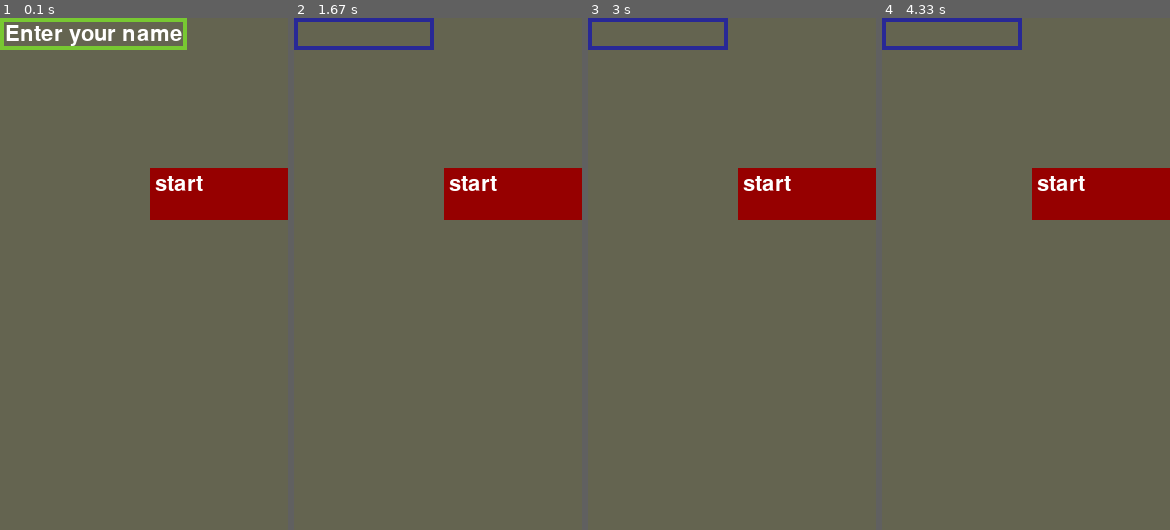
Above: before the commit, frames 1-4 (left to right).
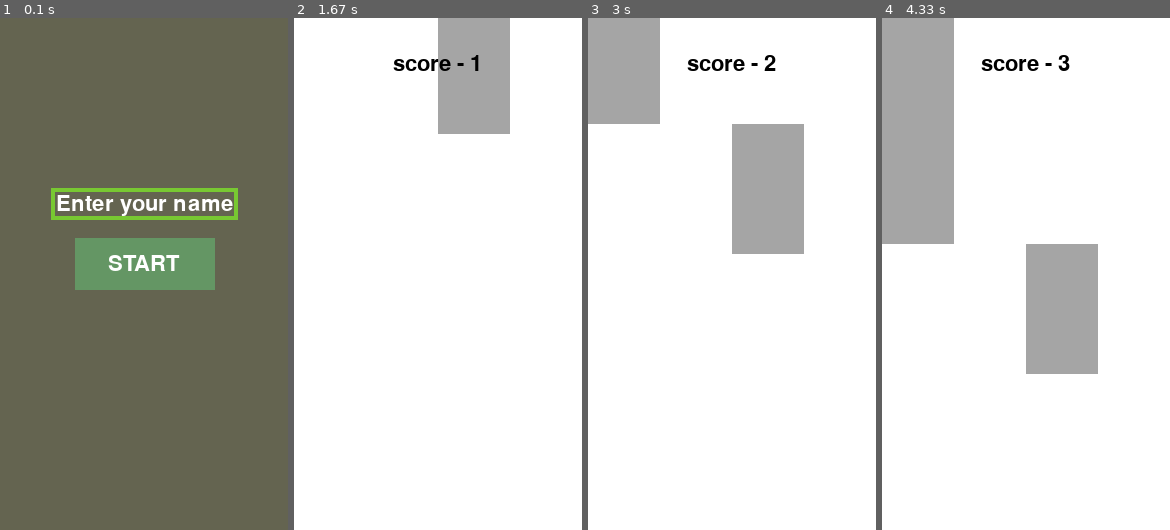
Above: after the commit, the same moments.

Repository: Pkpratik/pygame-class
Game: pygame game, started from piano_tiles/piano.py
Same seed, same stepped clock (60 frames per second), same inputs: the game is played once before the commit and once after it.
Inputs (mouse positions are in pixels of both pictures, inside the frame that each line leads up to):
- Up to frame 1 (0.1 s): no input
- Up to frame 2 (1.67 s): click (438, 274) at 0.38 s; click (472, 33) at 0.72 s
- Up to frame 3 (3 s): click (622, 28) at 2.05 s
- Up to frame 4 (4.33 s): click (916, 23) at 3.38 s

The runs differ from the first frame. In frame 1, 13% of the frame differs, in the area x 0-100%, y 0-54%; in frame 2, 100%; in frame 3, 100%, in the area x 0-100%, y 0-100%; in frame 4, 100%.

Commit message:
fixed wlecome screen

Diff:
--- a/piano_tiles/piano.py
+++ b/piano_tiles/piano.py
@@ -37,13 +37,13 @@
 player_name="Enter your name"
 base_font=pygame.font.Font(None,32)
 input_active=False
-input_rect= pygame.Rect(0,0,140,32)
+input_rect= pygame.Rect(70,170,140,32)
 color_active=(40,40,150)
 color_passive=(120,200,50)
 color=color_passive
 
 # game start button
-start_rect= pygame.Rect(150,150,140,52)
+start_rect= pygame.Rect(75,220,140,52)
 
 
 
@@ -79,11 +79,13 @@
     name_surface = base_font.render(player_name,True,(255,255,255))
     screen.blit(name_surface,(input_rect.x+5,input_rect.y+5))
     input_rect.w = max(name_surface.get_width()+10,140)
+    input_rect.x=width//2-input_rect.w//2
+
 
     #start button display
-    pygame.draw.rect(screen,(150,0,0),start_rect)
-    start_surface = base_font.render("start",True,(255,255,255))
-    screen.blit(start_surface,(start_rect.x+5,start_rect.y+5))
+    pygame.draw.rect(screen,(100,150,100),start_rect)
+    start_surface = base_font.render("START",True,(255,255,255))
+    screen.blit(start_surface,(start_rect.x+33,start_rect.y+15))
 
     pygame.display.update()
 
